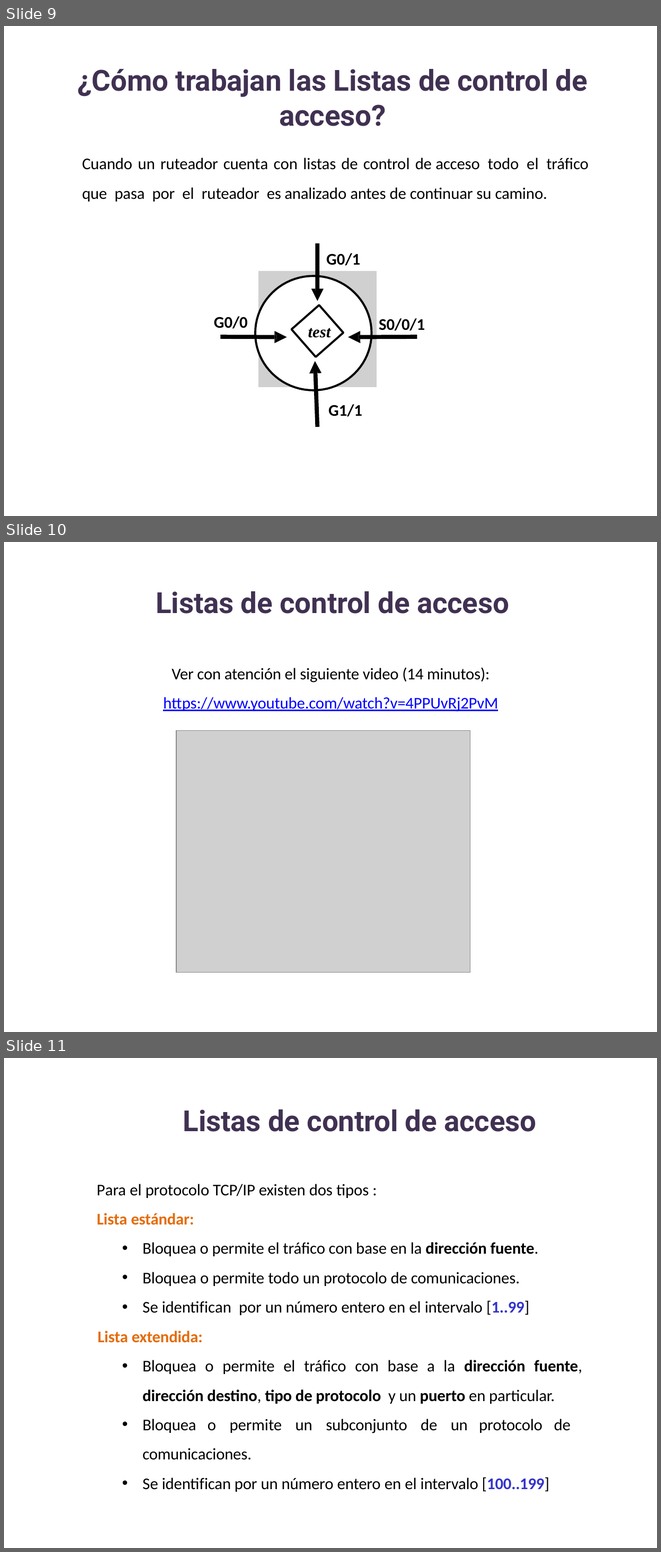
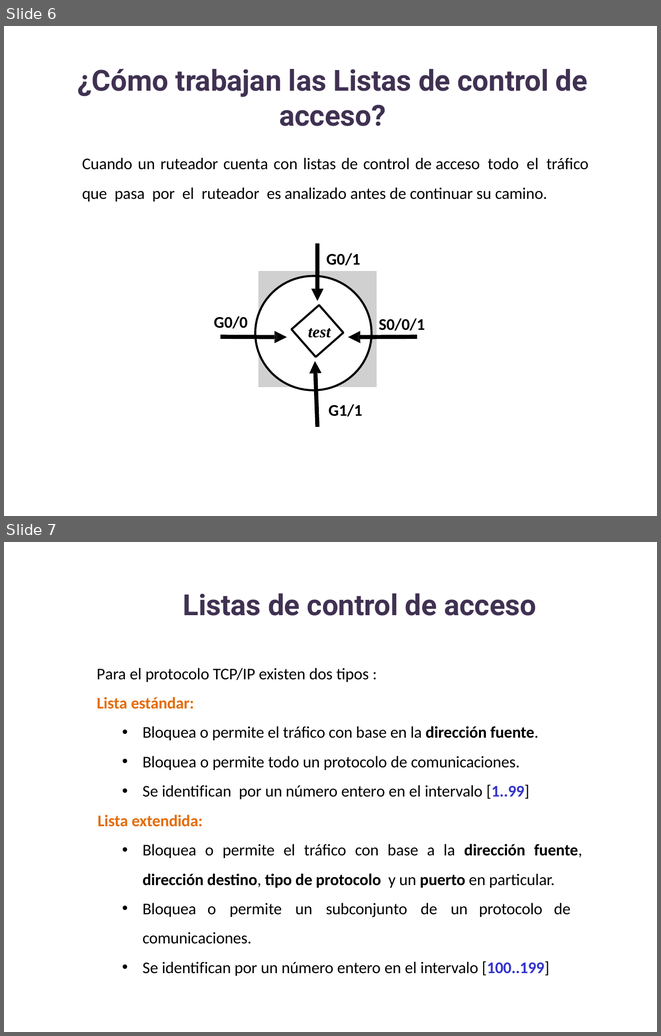
Before and after one commit to lizetheP/Seguridad, a slide deck: Calendario/Presentaciones/8_1_ACLs.pptx. Shown one above the other, each under a label of ours: slides 9, 10 and 11 before the commit, slides 6 and 7 after it. The pictures are 661x1552 and 661x1036 pixels, drawn with LibreOffice and Linux fonts; fonts in the diff are those of the drawing; grey boxes stand for pictures. Boxes give left, top, right and bottom in pixels: in the first picture for what was removed or moved away, otherwise in the second. Text is boxed around its words. In the diff, an @@ line names an element or a change of style, - is before the commit and + after.

```diff
--- a/Calendario/Presentaciones/8_1_ACLs.pptx
+++ b/Calendario/Presentaciones/8_1_ACLs.pptx
@@ slide 10 removed at [4,542,657,1032], background #FFFFFF @@
@@ text removed at [156,591,509,614] @@
-Listas de control de acceso
@@ text removed at [163,667,498,712] @@
-Ver con atención el siguiente video (14 minutos):
-https://www.youtube.com/watch?v=4PPUvRj2PvM
@@ picture removed at [176,730,470,972] @@
@@ what was slide 9 is now slide 6 @@
@@ what was slide 11 is now slide 7 @@
```
Also in this commit, not shown: 3 other slides removed, 59 other files.
